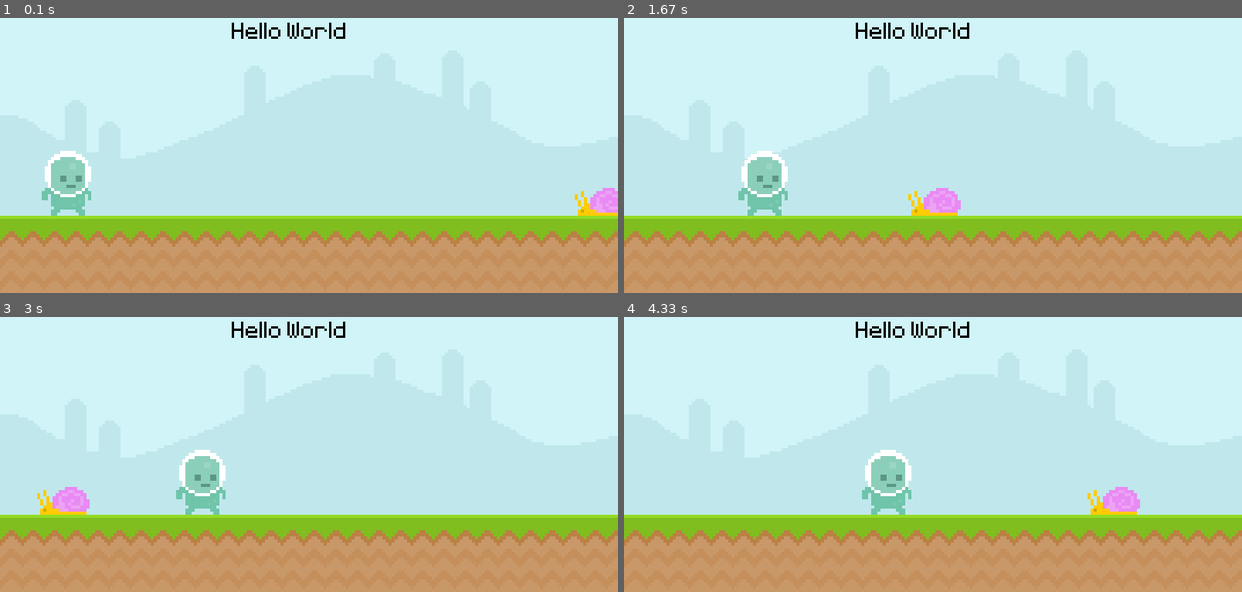
Above: before the commit, frames 1-4 (two rows, left to right).
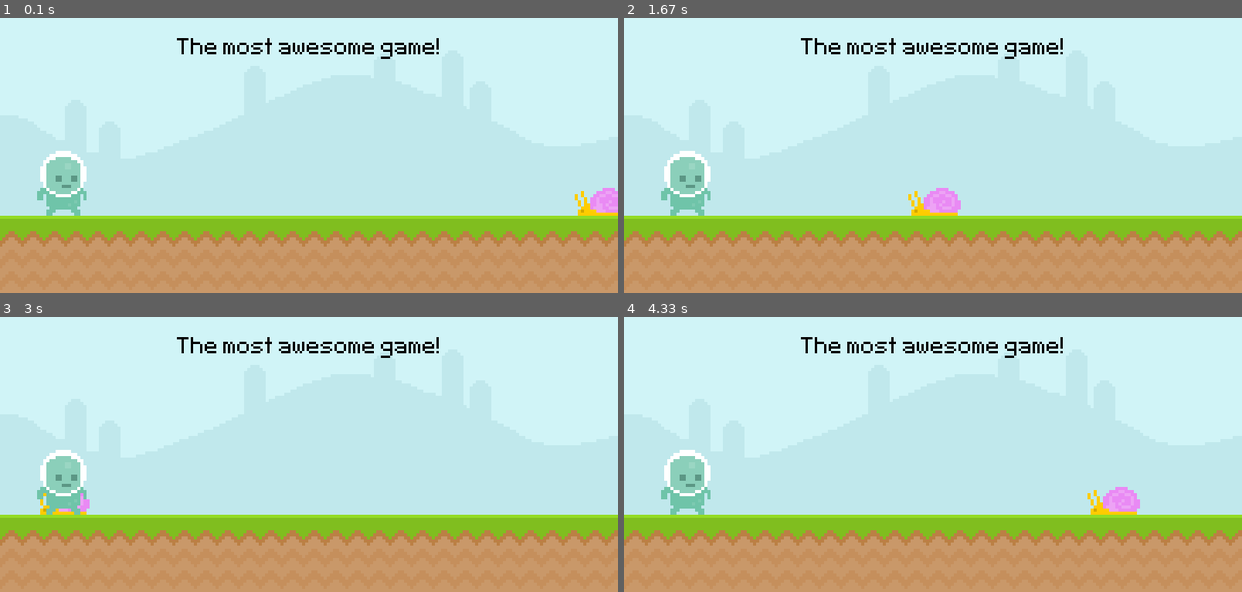
Above: after the commit, the same moments.

Repository: MatildaMared/practice__pygame-test
Game: pygame game, started from main.py
Two runs of this game, one before a commit and one after it. Both use one fixed random seed, a clock stepped at 60 frames per second and the inputs below.
Inputs (mouse positions are in pixels of both pictures, inside the frame that each line leads up to):
- Up to frame 1 (0.1 s): no input
- Up to frame 2 (1.67 s): click (685, 183) at 0.38 s
- Up to frame 3 (3 s): no input
- Up to frame 4 (4.33 s): no input

The runs differ from the first frame. In frame 1, 1.9% of the frame differs, in the area x 6-71%, y 1-72%; in frame 2, 4.0%; in frame 3, 4.0%; in frame 4, 4.0%.

Commit message:
place rectangle around text and add event listener for mouse movement

Diff:
--- a/main.py
+++ b/main.py
@@ -9,7 +9,8 @@
 
 sky_surface = pygame.image.load("graphics/Sky.png").convert()
 ground_surface = pygame.image.load("graphics/ground.png").convert()
-text_surface = test_font.render("Hello World", False, "Black")
+text_surface = test_font.render("The most awesome game!", False, "Black")
+text_rect = text_surface.get_rect(midbottom=(400, 100))
 
 snail_surface = pygame.image.load("graphics/snail/snail1.png").convert_alpha()
 snail_rect = snail_surface.get_rect(midbottom=(800, 300))
@@ -22,11 +23,14 @@
         if event.type == pygame.QUIT:
             pygame.quit()
             exit()
+        if event.type == pygame.MOUSEMOTION:
+            if player_rect.collidepoint(event.pos):
+                print("Aouch")
 
     # place sky, ground and text
     screen.blit(sky_surface, (0, 0))
     screen.blit(ground_surface, (0, 300))
-    screen.blit(text_surface, (300, 50))
+    screen.blit(text_surface, text_rect)
 
     # place the snail and move it
     screen.blit(snail_surface, snail_rect)
@@ -35,7 +39,6 @@
         snail_rect.x = 800
 
     # place the player and move it
-    player_rect.left += 1
     screen.blit(player_surface, player_rect)
 
     pygame.display.update()
